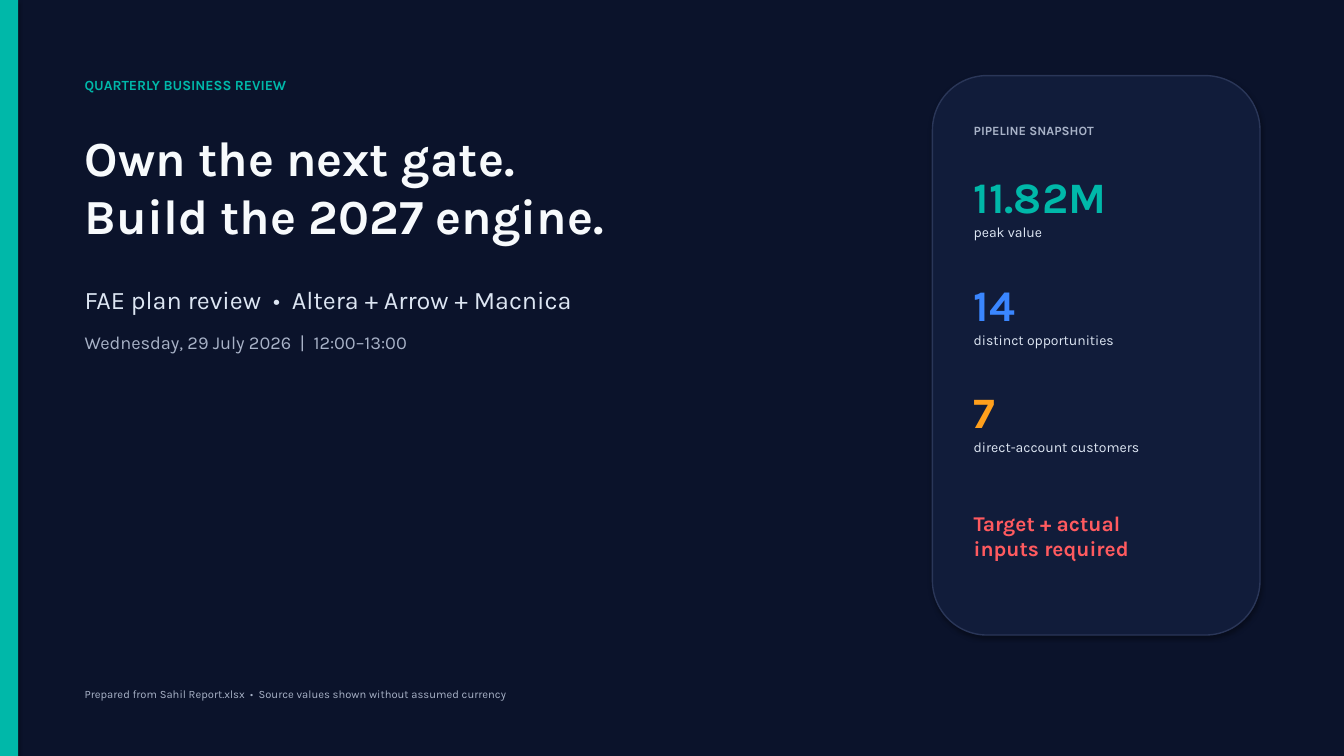
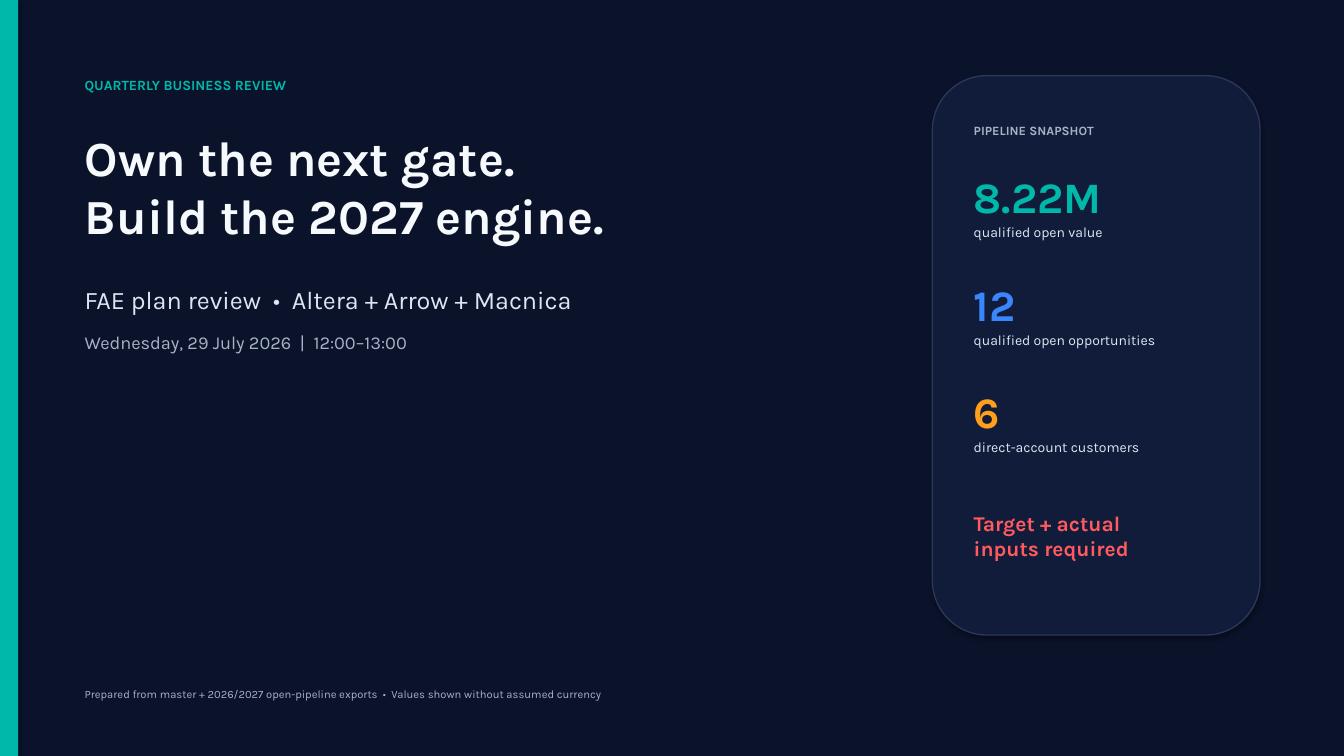
Before and after one commit to sahilpat28/Cursor_Sahil, a slide deck: slide 1 of qbr/output/Sahil_QBR_2026-07-29.pptx. Drawn at 1344x756 pixels with LibreOffice and Linux fonts; fonts in the diff are those of the drawing. Boxes give left, top, right and bottom in pixels: in the first picture for what was removed or moved away, otherwise in the second. Text is boxed around its words. In the diff, an @@ line names an element or a change of style, - is before the commit and + after.

```diff
--- a/qbr/output/Sahil_QBR_2026-07-29.pptx
+++ b/qbr/output/Sahil_QBR_2026-07-29.pptx
@@ text at bbox=[974, 184, 1102, 214]: text changed @@
-11.82M
+8.22M
@@ text at bbox=[974, 227, 1102, 241]: text changed @@
-peak value
+qualified open value
@@ text at bbox=[974, 292, 1016, 321]: text changed @@
-14
+12
@@ text at bbox=[974, 335, 1155, 349]: text changed @@
-distinct opportunities
+qualified open opportunities
@@ text at bbox=[974, 399, 1000, 429]: text changed @@
-7
+6
@@ text at bbox=[85, 690, 601, 701]: text changed @@
-Prepared from Sahil Report.xlsx • Source values shown without assumed currency
+Prepared from master + 2026/2027 open-pipeline exports • Values shown without assumed currency
```
Also in this commit, not shown: 8 other slides changed, 3 other files.
